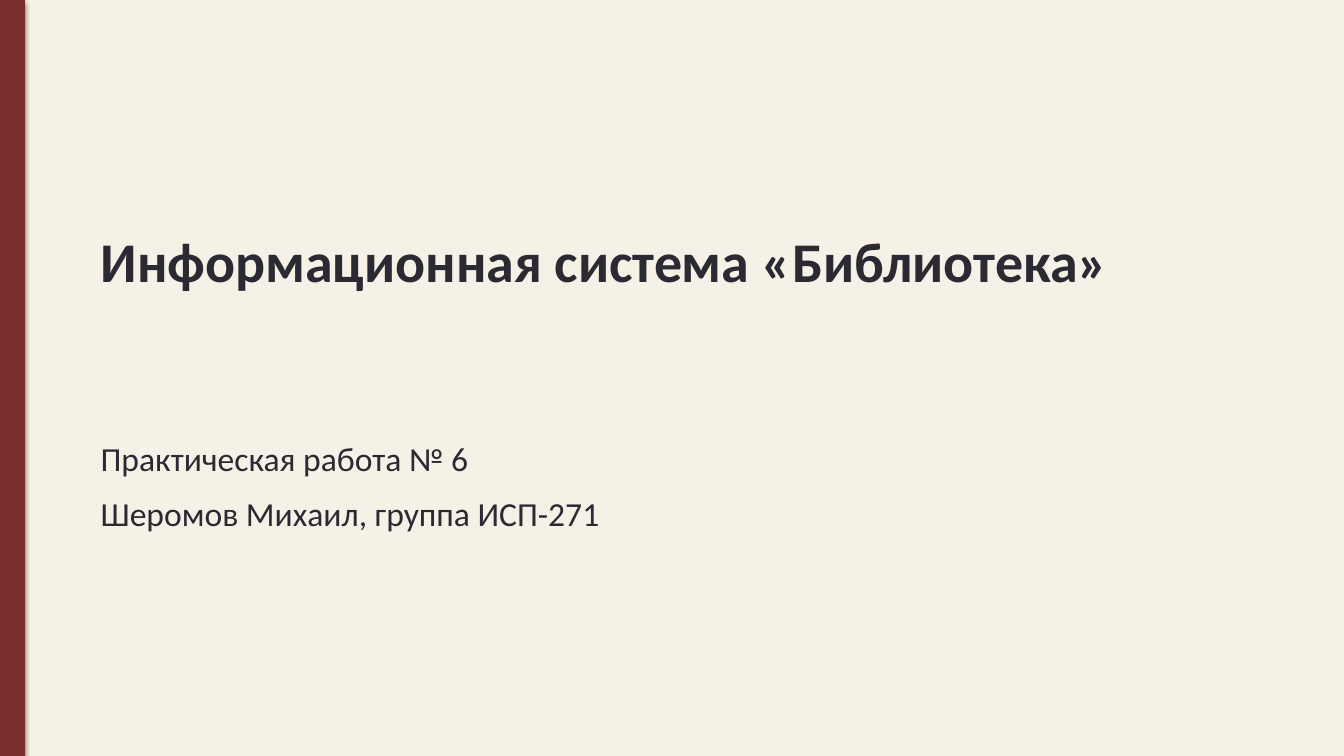
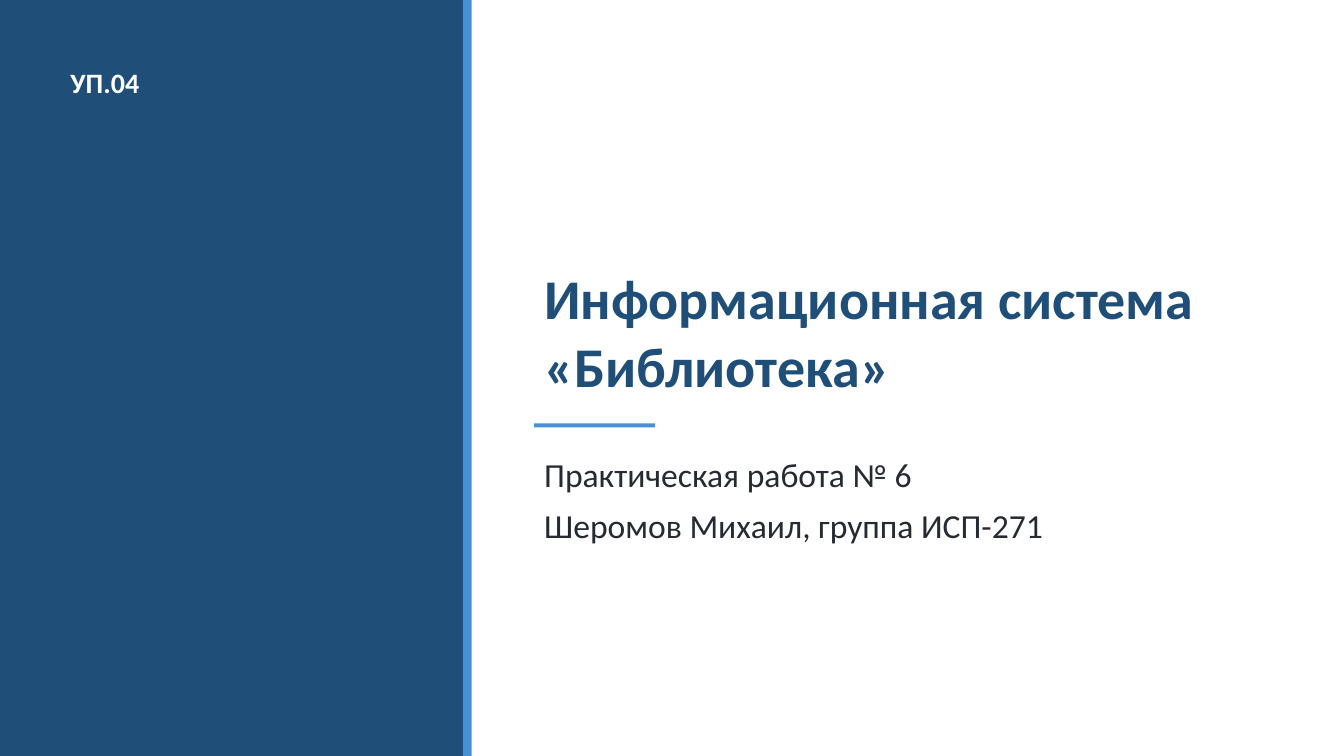
Before and after one commit to aaa111ws/MDK04.01-, a slide deck: slide 1 of pr6/Презентация.pptx. Drawn at 1344x756 pixels with LibreOffice and Linux fonts; fonts in the diff are those of the drawing. Boxes give left, top, right and bottom in pixels: in the first picture for what was removed or moved away, otherwise in the second. Text is boxed around its words. In the diff, an @@ line names an element or a change of style, - is before the commit and + after.

```diff
--- a/pr6/Презентация.pptx
+++ b/pr6/Презентация.pptx
@@ background #F6F1E7 to #FFFFFF @@
@@ rectangle: place and size @@
-rectangle at (0, 0, 25, 756)
+rectangle at (0, 0, 464, 756)
@@ rectangle at (0, 0, 464, 756): fill #7A2E2E to #1F4E79; shadow off @@
@@ rectangle added at (464, 0, 472, 756), fill #4A90D9 @@
@@ text added at (70, 74, 139, 93), 20 pt, text #FFFFFF, bold @@
+УП.04
@@ text "Информационная система «Библиотека»": place and size @@
-text "Информационная система «Библиотека»" at (101, 243, 1108, 291)
+text "Информационная система «Библиотека»" at (544, 280, 1193, 388)
@@ text "Информационная система «Библиотека»" at (544, 280, 1193, 388): text colour #2B2A33 to #1F4E79; less space between paragraphs; vertical alignment top to bottom @@
@@ text "Практическая работа № 6": place and size @@
-text "Практическая работа № 6" at (101, 448, 600, 532)
+text "Практическая работа № 6" at (544, 464, 1043, 544)
@@ text "Практическая работа № 6" at (544, 464, 1043, 544): text colour #2B2A33 to #262B33; less space between paragraphs @@
@@ rectangle added at (534, 423, 655, 427), fill #4A90D9 @@
```
Also in this commit, not shown: 11 other slides changed.
